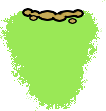
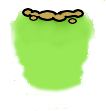
Before/after of a w=106, h=111 layered artwork. What changed in the layer stack:
painted on "Nuovo livello#2" over [0, 10, 102, 111]
